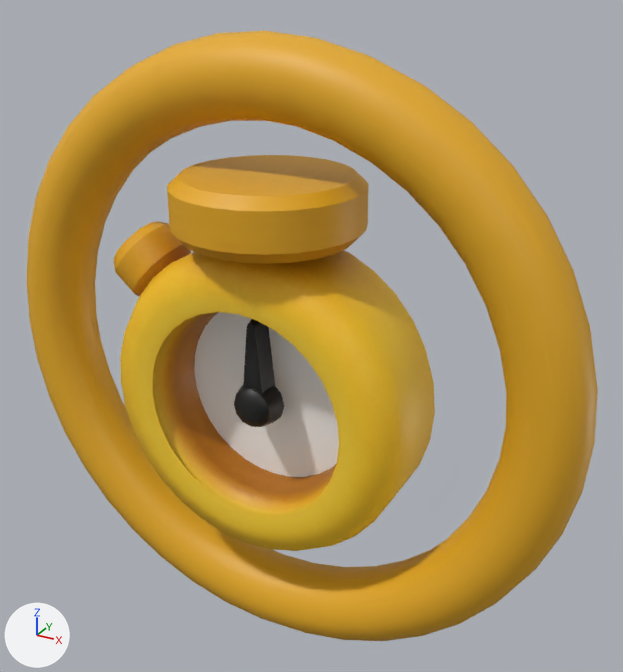
The glTF model custom_assets/jak2/models/custom_levels/clock-gold-90s.glb: old version first, new version second.
The view is the same before and after, from a 50 mm camera at (3.26, -5.27, 2.96) aimed at (0.23, 0.23, 0.21). The lights are fixed; the arrows at lower left show +X, +Y and +Z. The older version comes first. Where no turn or scale is listed for an object, it has been applied to the vertices. Vertices at exactly the same position are counted once.

The scene before the commit, as lines of its bpy script (objects in view):
```python
me_xsky_obj_timering_mesh = bpy.data.meshes.new('xsky_obj_timering_mesh')
me_xsky_obj_timering_mesh.from_pydata(...)  # 1547 vertices, 2860 faces; spans x -2.51..2.51, y -0.73..0.73, z -2.51..2.51
# faces by material slot: [960, 778, 101, 824, 96, 101]
me_xsky_obj_timering_mesh.materials.append(mat_xsky_obj_timering_ring)
me_xsky_obj_timering_mesh.materials.append(mat_xsky_obj_timering_clock)
me_xsky_obj_timering_mesh.materials.append(mat_xsky_obj_timering_hand)
me_xsky_obj_timering_mesh.materials.append(mat_xsky_obj_timering_edge)
me_xsky_obj_timering_mesh.materials.append(mat_xsky_obj_timering_board)
me_xsky_obj_timering_mesh.materials.append(mat_xsky_obj_timering_hand_001)
ob_clock_gold_90s = bpy.data.objects.new('clock-gold-90s', me_xsky_obj_timering_mesh)
ob_clock_gold_90s.location = (0.0, 0.0, 0.0)
```
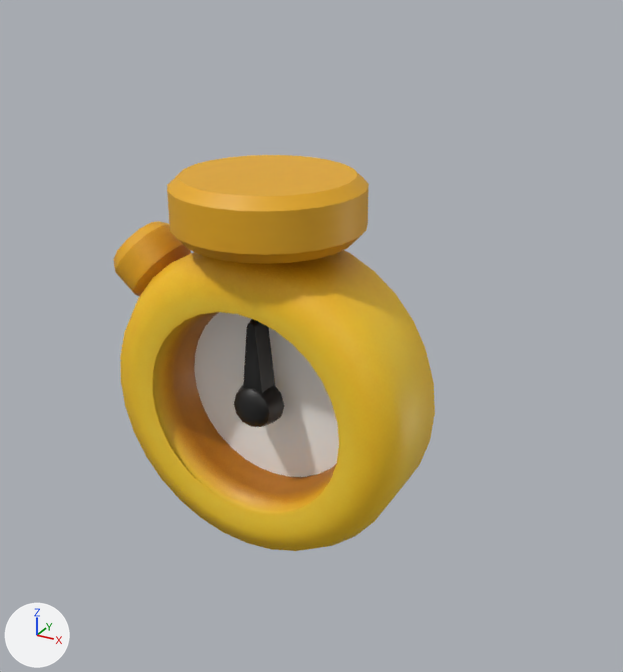
The newer file is also rescaled (x1.2) as a whole; pictures and numbers use the older file's frame.

What differs and where, as boxes [x1, y1, x2, y2] in the pictures (623 x 672 px):
'clock-gold-90s', reshaped (44% narrower, 35% shorter): before [27, 31, 598, 641]; after [114, 155, 435, 551]
part 1 of me_xsky_obj_timering_mesh, deleted (orange): before [27, 31, 598, 641]
part 2 of me_xsky_obj_timering_mesh, recoloured: [114, 155, 421, 550] in both

The change in detail:
me_xsky_obj_timering_mesh is used by ob_clock_gold_90s; location (0.0, 0.0, 0.0).
me_xsky_obj_timering_mesh had 1547 vertices, 2860 faces and spanned x -2.51..2.51, y -0.73..0.73, z -2.51..2.51.
me_xsky_obj_timering_mesh now has 1067 vertices, 1900 faces and spans x -1.43..1.27, y -0.73..0.73, z -1.51..1.53.
me_xsky_obj_timering_mesh part 1: the loose piece of 480 vertices spanning x -2.51..2.51, y -0.3..0.3, z -2.51..2.51 is deleted.
me_xsky_obj_timering_mesh part 2: 824 faces spanning x -1.43..1.27, y -0.73..0.73, z -1.51..1.53 switch from mat_xsky_obj_timering_edge to mat_xsky_obj_timering_hand.
me_xsky_obj_timering_mesh no longer uses material mat_xsky_obj_timering_hand_001.
